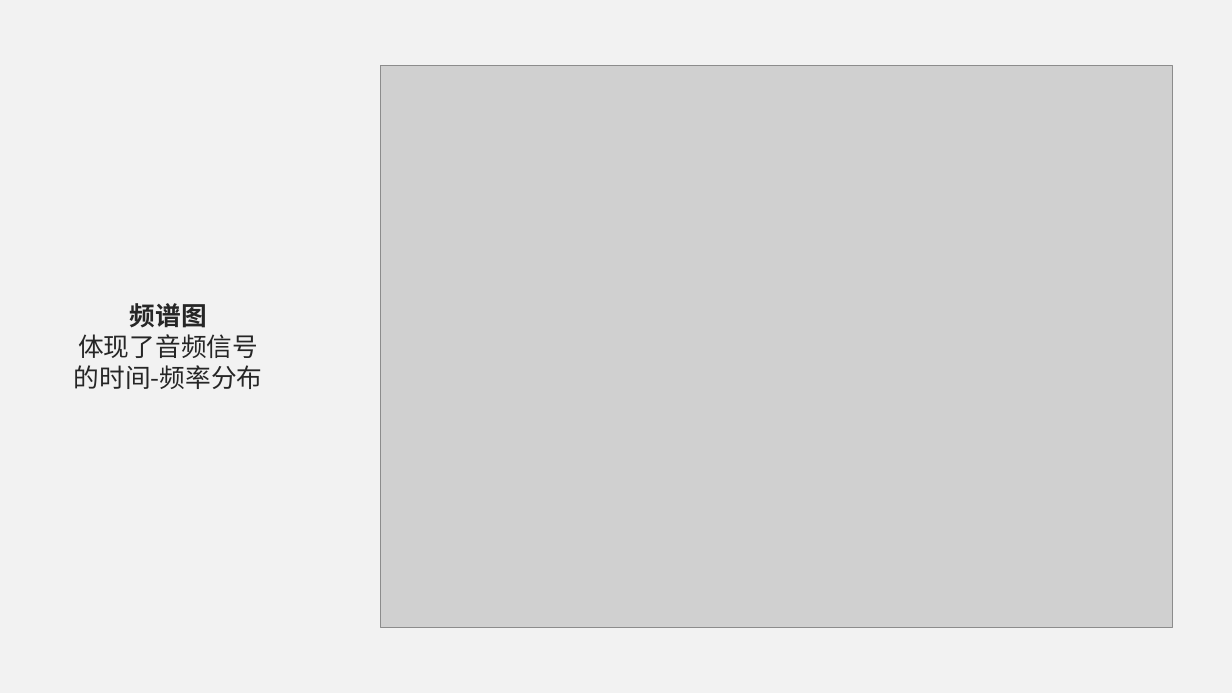
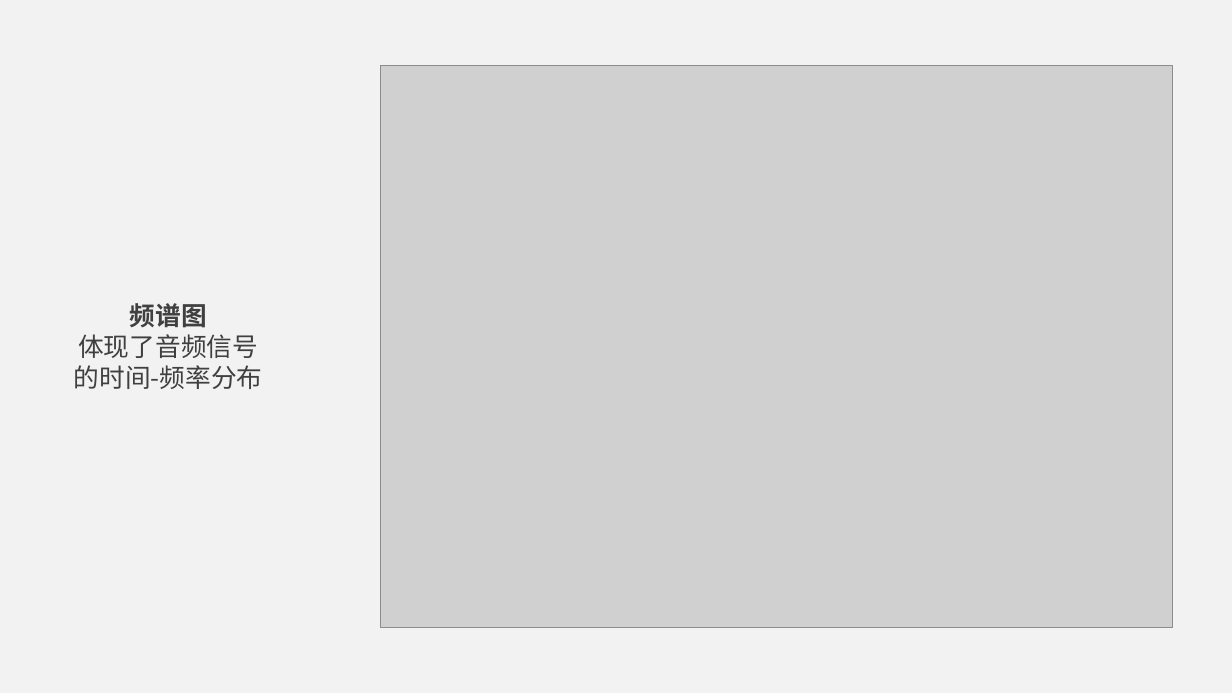
Before and after one commit to jumper3/paper, a slide deck: slide 22 of 开题报告/答辩.pptx. Drawn at 1232x693 pixels with LibreOffice and Linux fonts; fonts in the diff are those of the drawing; grey boxes stand for pictures. Boxes give left, top, right and bottom in pixels: in the first picture for what was removed or moved away, otherwise in the second. Text is boxed around its words. In the diff, an @@ line names an element or a change of style, - is before the commit and + after.

```diff
--- a/开题报告/答辩.pptx
+++ b/开题报告/答辩.pptx
@@ text "频谱图" at box(74, 303, 263, 389): text colour #262626 to #404040 @@
```
Also in this commit, not shown: 7 other slides changed, 4 slides added, 3 slides removed, 2 other files.
